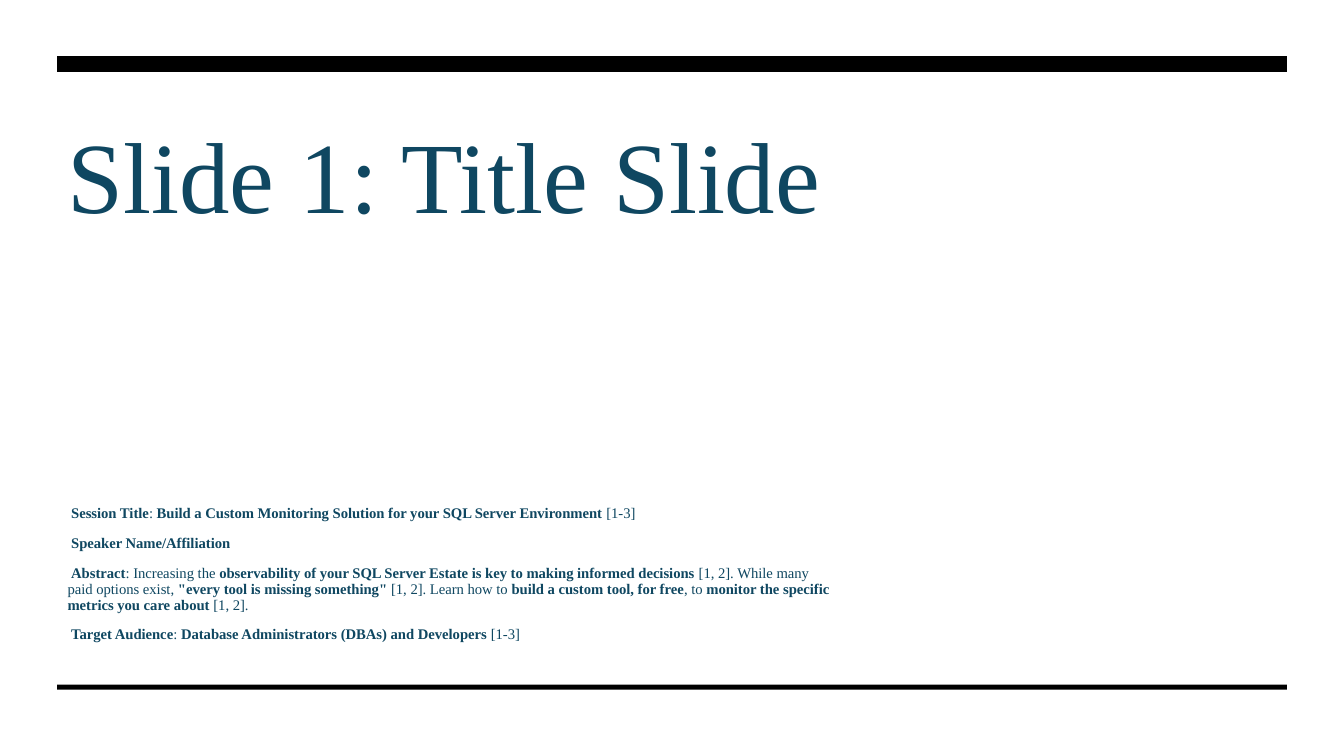
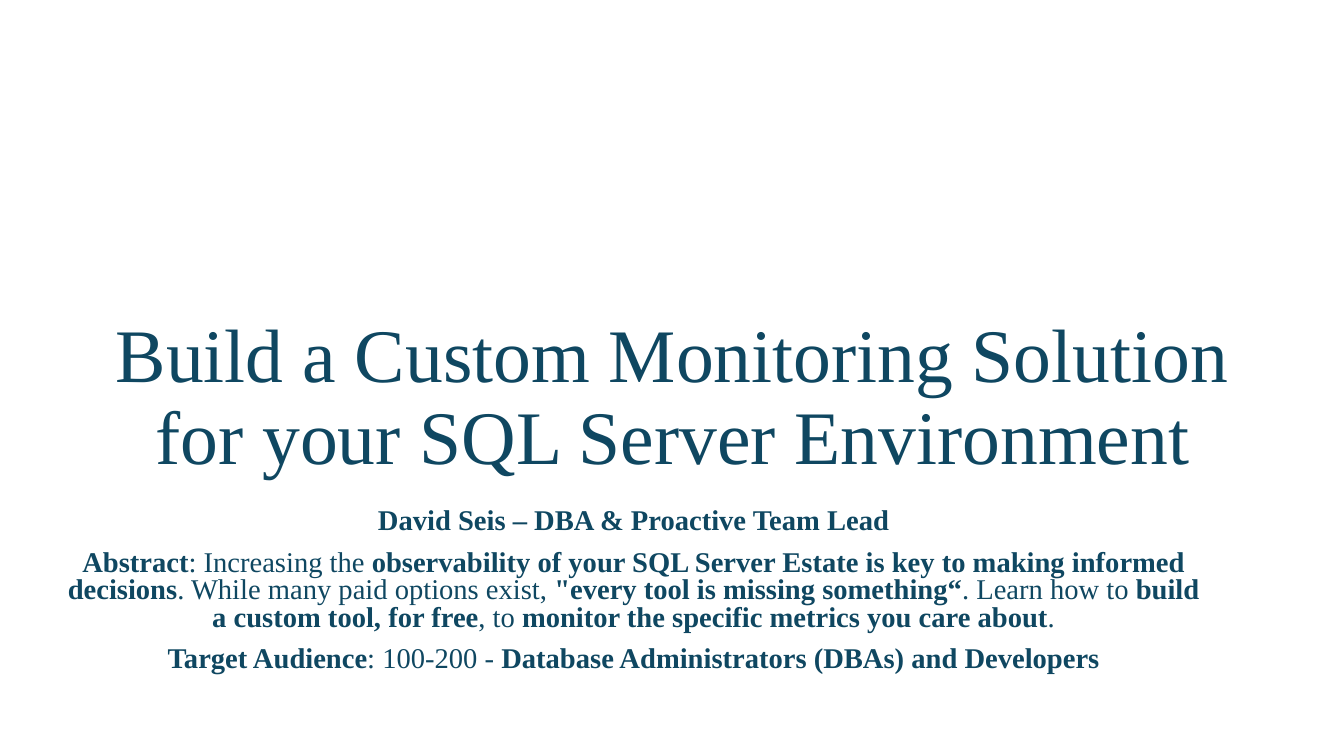
Before and after one commit to David-Seis/Presentations, a slide deck: slide 1 of Sessions/Build a Custom Monitoring Solution for your SQL Server Environment/2025-07-19 - SQLSATSF/Custom monitoring solution.pptx. Drawn at 1344x756 pixels with LibreOffice and Linux fonts; fonts in the diff are those of the drawing. Boxes give left, top, right and bottom in pixels: in the first picture for what was removed or moved away, otherwise in the second. Text is boxed around its words. In the diff, an @@ line names an element or a change of style, - is before the commit and + after.

Commit message:
Update presentation files for SQL Server sessions with new content

```diff
--- a/Sessions/Build a Custom Monitoring Solution for your SQL Server Environment/2025-07-19 - SQLSATSF/Custom monitoring solution.pptx
+++ b/Sessions/Build a Custom Monitoring Solution for your SQL Server Environment/2025-07-19 - SQLSATSF/Custom monitoring solution.pptx
@@ freeform shape removed at (57,56,1288,73) @@
@@ title "Build a Custom Monitoring Solution ..." at (116,329,1228,479): vertical alignment top to bottom @@
@@ title at (116,329,1228,479): text changed; size 72 to 54 pt @@
-Slide 1: Title Slide
+Build a Custom Monitoring Solution for your SQL Server Environment
@@ subtitle "David Seis – DBA & ..." at (68,510,1199,674): vertical alignment bottom to top @@
@@ subtitle at (68,510,1199,674): text changed; size 10.4 to 20.4 pt @@
-Session Title: Build a Custom Monitoring Solution for your SQL Server Environment [1-3]
-Speaker Name/Affiliation
-Abstract: Increasing the observability of your SQL Server Estate is key to making informed decisions [1, 2]. While many paid options exist, "every tool is missing something" [1, 2]. Learn how to build a custom tool, for free, to monitor the specific metrics you care about [1, 2].
-Target Audience: Database Administrators (DBAs) and Developers [1-3]
+David Seis – DBA & Proactive Team Lead
+Abstract: Increasing the observability of your SQL Server Estate is key to making informed decisions. While many paid options exist, "every tool is missing something“. Learn how to build a custom tool, for free, to monitor the specific metrics you care about.
+Target Audience: 100-200 - Database Administrators (DBAs) and Developers
@@ freeform shape removed at (57,685,1288,690) @@
```
Also in this commit, not shown: 18 other slides changed, 1 slide added, 1 slide removed, 2 other files.
